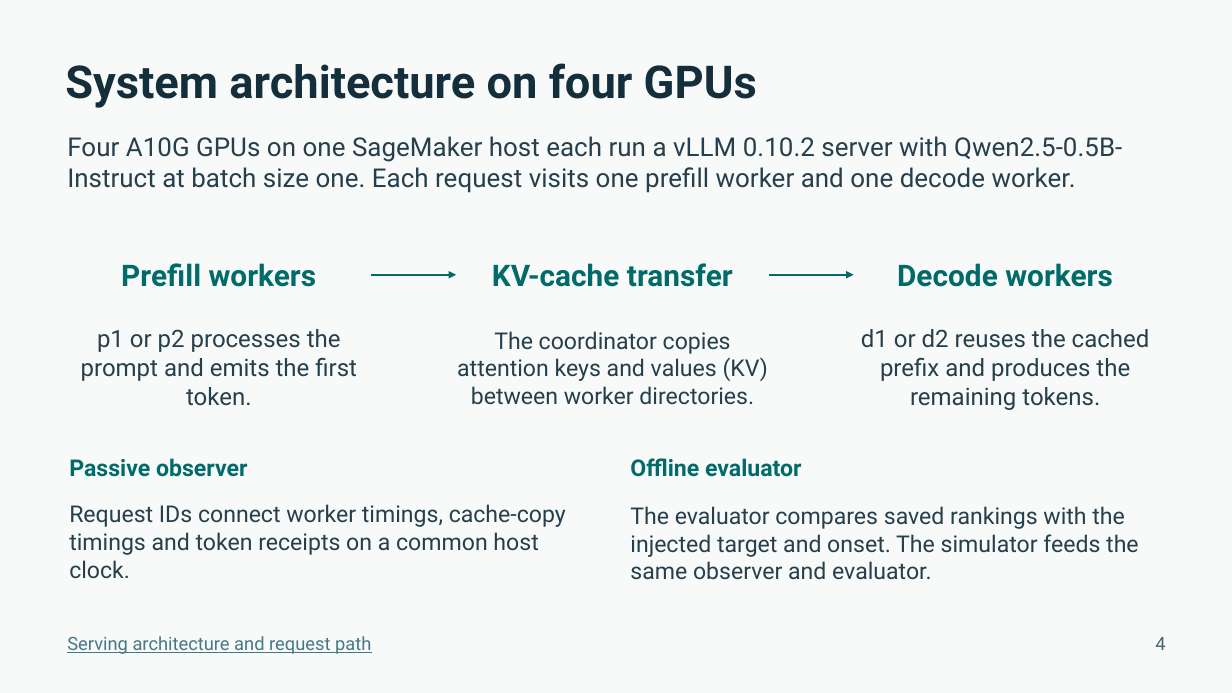
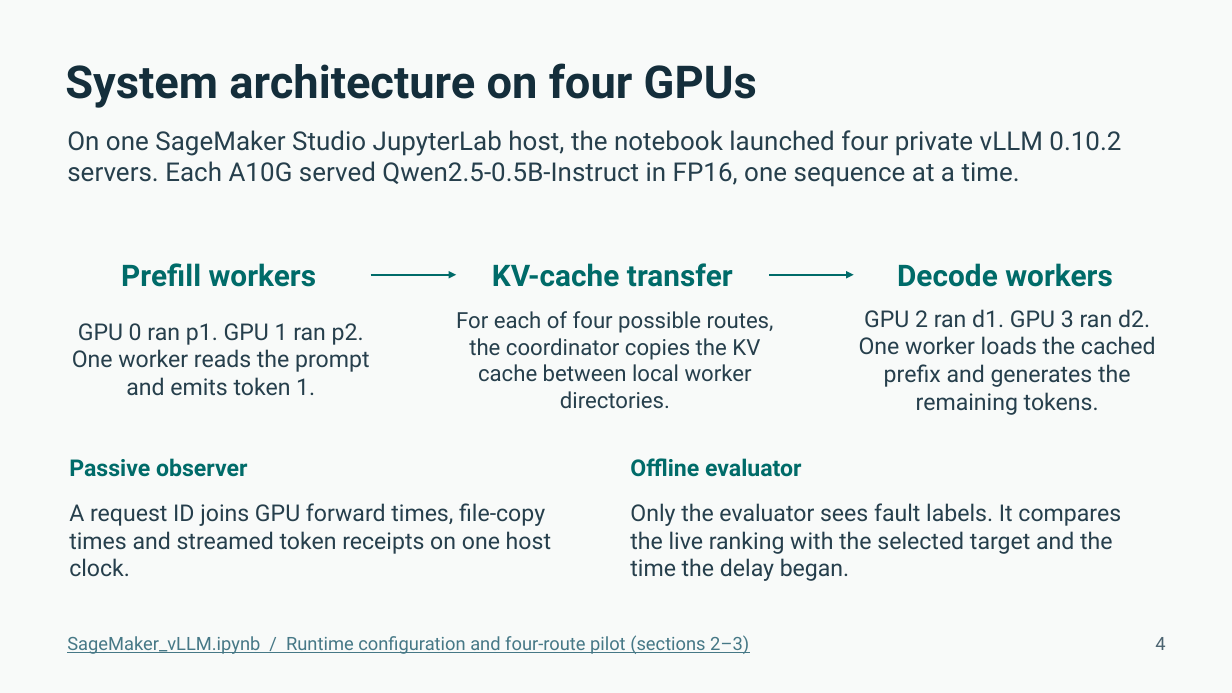
Before and after one commit to sid15022/DAT-CS5903, a slide deck: slide 4 of docs/Final_Project_Presentation.pptx. Drawn at 1232x693 pixels with LibreOffice and Linux fonts; fonts in the diff are those of the drawing. Boxes give left, top, right and bottom in pixels: in the first picture for what was removed or moved away, otherwise in the second. Text is boxed around its words. In the diff, an @@ line names an element or a change of style, - is before the commit and + after.

Commit message:
Document the SageMaker serving topology, workload and matched GPU trials

```diff
--- a/docs/Final_Project_Presentation.pptx
+++ b/docs/Final_Project_Presentation.pptx
@@ text at (67,130,1121,187): text changed @@
-Four A10G GPUs on one SageMaker host each run a vLLM 0.10.2 server with Qwen2.5-0.5B-Instruct at batch size one. Each request visits one prefill worker and one decode worker.
+On one SageMaker Studio JupyterLab host, the notebook launched four private vLLM 0.10.2 servers. Each A10G served Qwen2.5-0.5B-Instruct in FP16, one sequence at a time.
@@ text at (72,323,369,396): text changed; size 18.8 to 18 pt @@
-p1 or p2 processes the prompt and emits the first token.
+GPU 0 ran p1. GPU 1 ran p2. One worker reads the prompt and emits token 1.
@@ text at (456,311,774,409): text changed; size 18 to 17.2 pt @@
-The coordinator copies attention keys and values (KV) between worker directories.
+For each of four possible routes, the coordinator copies the KV cache between local worker directories.
@@ text at (859,309,1156,415): text changed; size 18.8 to 18 pt @@
-d1 or d2 reuses the cached prefix and produces the remaining tokens.
+GPU 2 ran d1. GPU 3 ran d2. One worker loads the cached prefix and generates the remaining tokens.
@@ text at (69,503,551,577): text changed @@
-Request IDs connect worker timings, cache-copy timings and token receipts on a common host clock.
+A request ID joins GPU forward times, file-copy times and streamed token receipts on one host clock.
@@ text at (630,503,1121,581): text changed @@
-The evaluator compares saved rankings with the injected target and onset. The simulator feeds the same observer and evaluator.
+Only the evaluator sees fault labels. It compares the live ranking with the selected target and the time the delay began.
@@ text at (67,635,749,654): text changed @@
-Serving architecture and request path
+SageMaker_vLLM.ipynb / Runtime configuration and four-route pilot (sections 2–3)
```
Also in this commit, not shown: 1 other slide changed, 1 other file.
